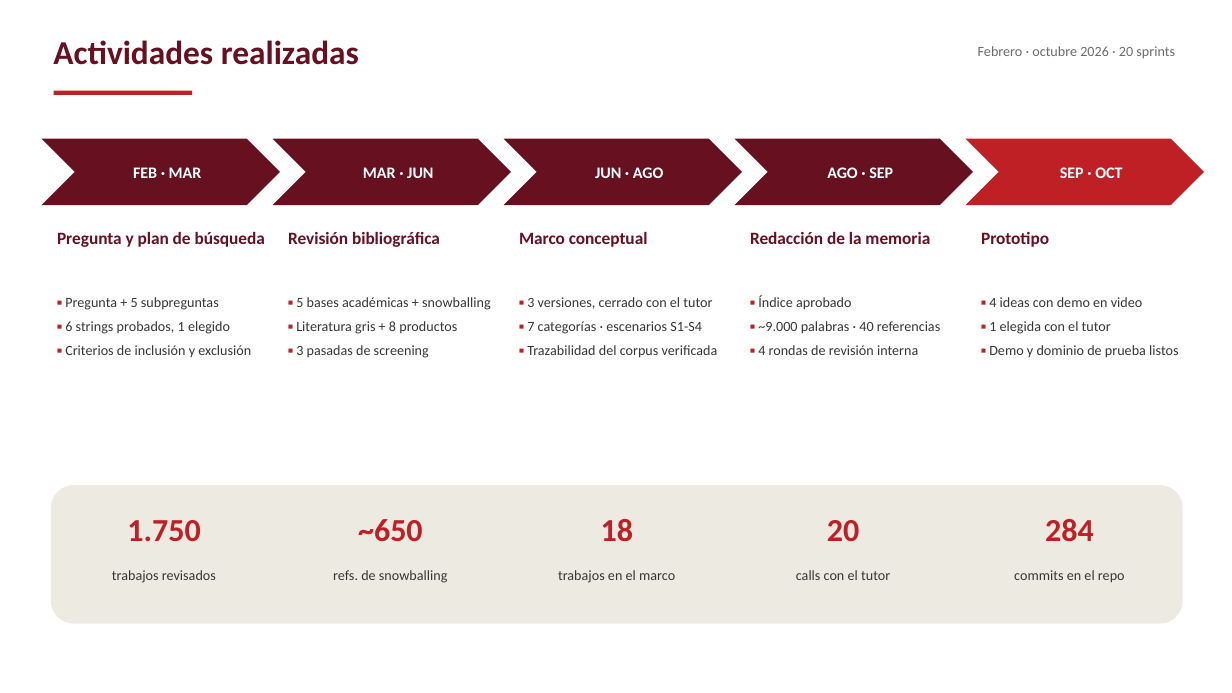
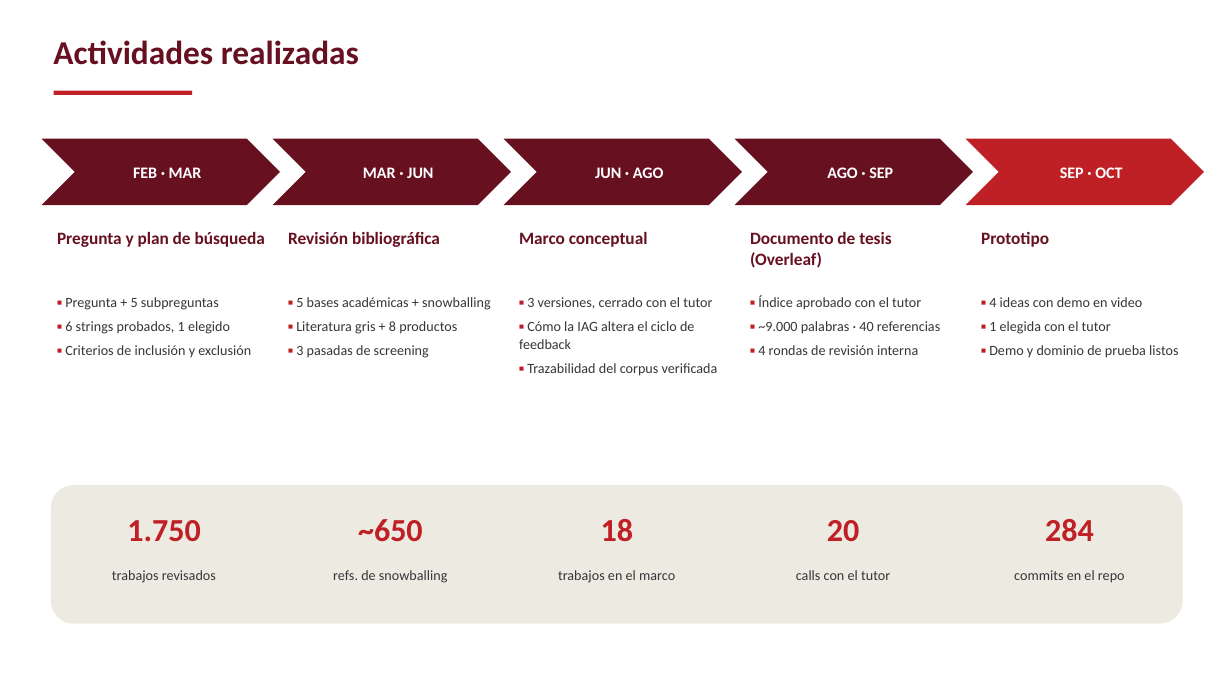
Before and after one commit to vickychappuis/Tesis, a slide deck: slide 3 of sprint 20/seminario_avances.pptx. Drawn at 1232x693 pixels with LibreOffice and Linux fonts; fonts in the diff are those of the drawing. Boxes give left, top, right and bottom in pixels: in the first picture for what was removed or moved away, otherwise in the second. Text is boxed around its words. In the diff, an @@ line names an element or a change of style, - is before the commit and + after.

```diff
--- a/sprint 20/seminario_avances.pptx
+++ b/sprint 20/seminario_avances.pptx
@@ text removed at (978, 46, 1175, 58) @@
-Febrero · octubre 2026 · 20 sprints
@@ text at (750, 232, 891, 268): text changed @@
-Redacción de la memoria
+Documento de tesis (Overleaf)
@@ text at (758, 295, 921, 310): text changed @@
-▪ Índice aprobado
+▪ Índice aprobado con el tutor
@@ text at (519, 321, 694, 349): text changed @@
-▪ 7 categorías · escenarios S1-S4
+▪ Cómo la IAG altera el ciclo de feedback
```
Also in this commit, not shown: 4 other slides changed, 1 slide added.
